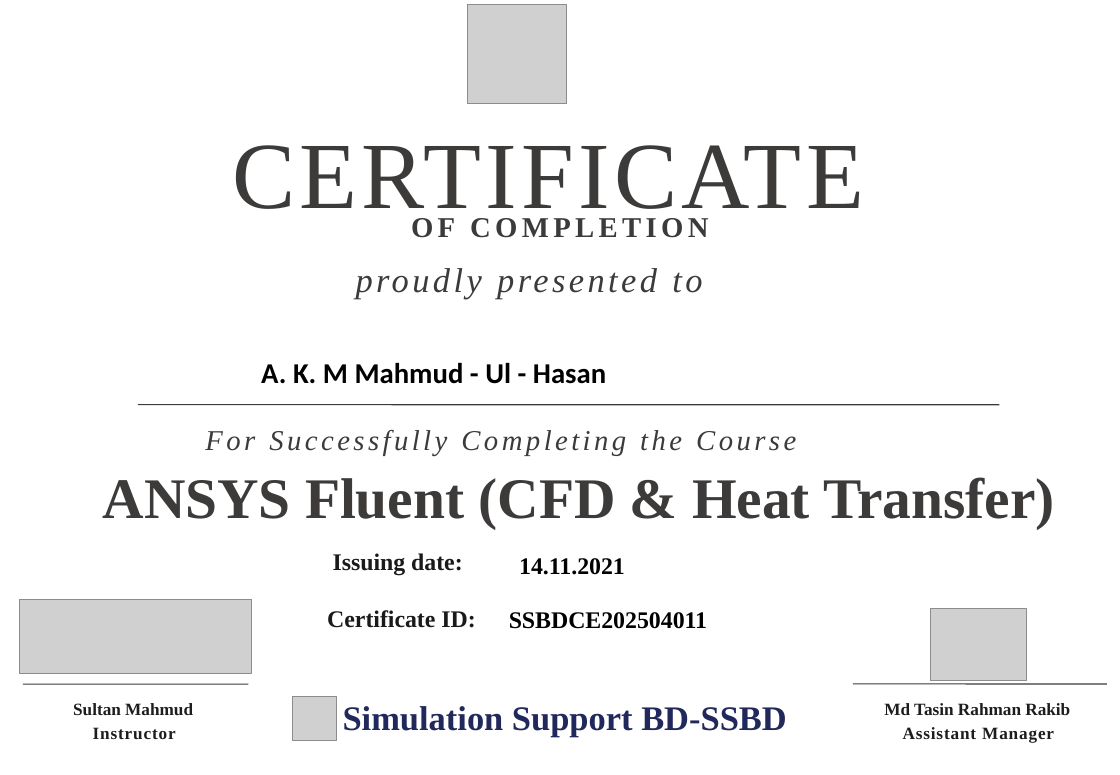
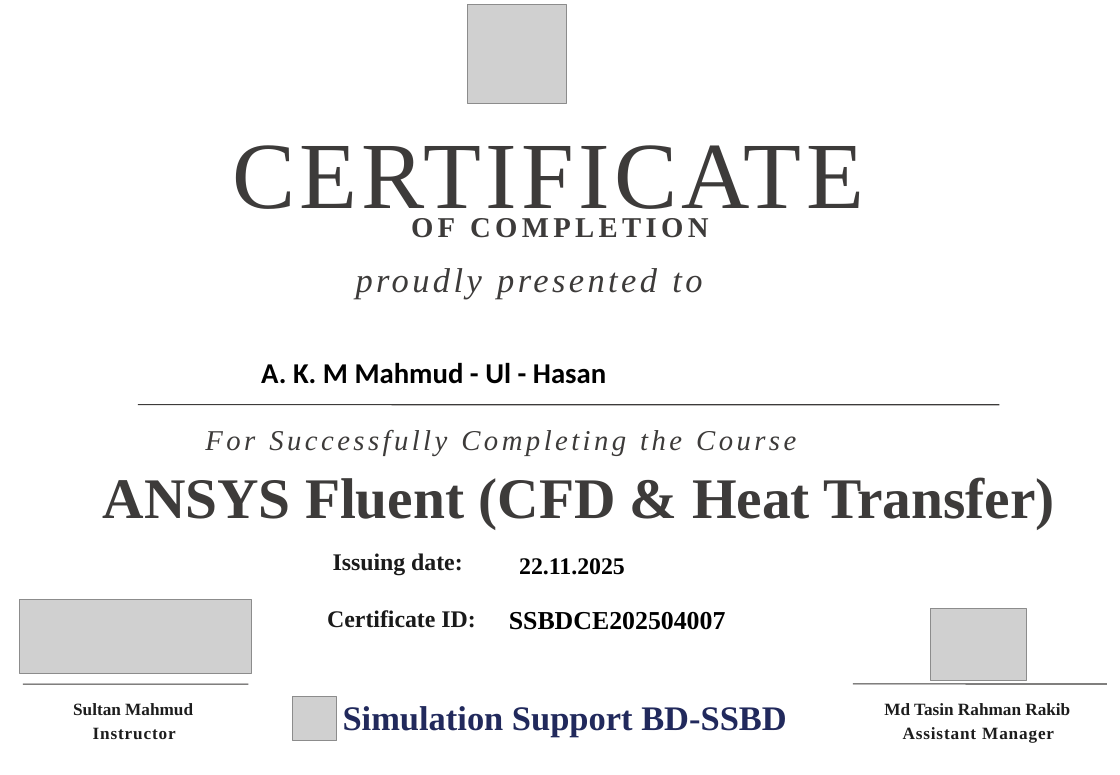
Before and after one commit to T-dot-prog/ssbd_website, a slide deck: slide 1 of pptx_src/Certificate.pptx. Drawn at 1120x775 pixels with LibreOffice and Linux fonts; fonts in the diff are those of the drawing; grey boxes stand for pictures; background and template pictures are left out. Boxes give left, top, right and bottom in pixels: in the first picture for what was removed or moved away, otherwise in the second. Text is boxed around its words. In the diff, an @@ line names an element or a change of style, - is before the commit and + after.

```diff
--- a/pptx_src/Certificate.pptx
+++ b/pptx_src/Certificate.pptx
@@ rounded rectangle "22.11.2025": place and size @@
-rounded rectangle "22.11.2025" at bbox=[519, 558, 625, 575]
+rounded rectangle "22.11.2025" at bbox=[481, 555, 664, 575]
@@ text in rounded rectangle at bbox=[519, 558, 625, 575]: text changed @@
-14.11.2021
+22.11.2025
@@ text in rounded rectangle at bbox=[509, 612, 726, 630]: text changed; size 16.5 to 18 pt @@
-SSBDCE202504011
+SSBDCE202504007
```
Also in this commit, not shown: 1 slide removed, 2 other files.
